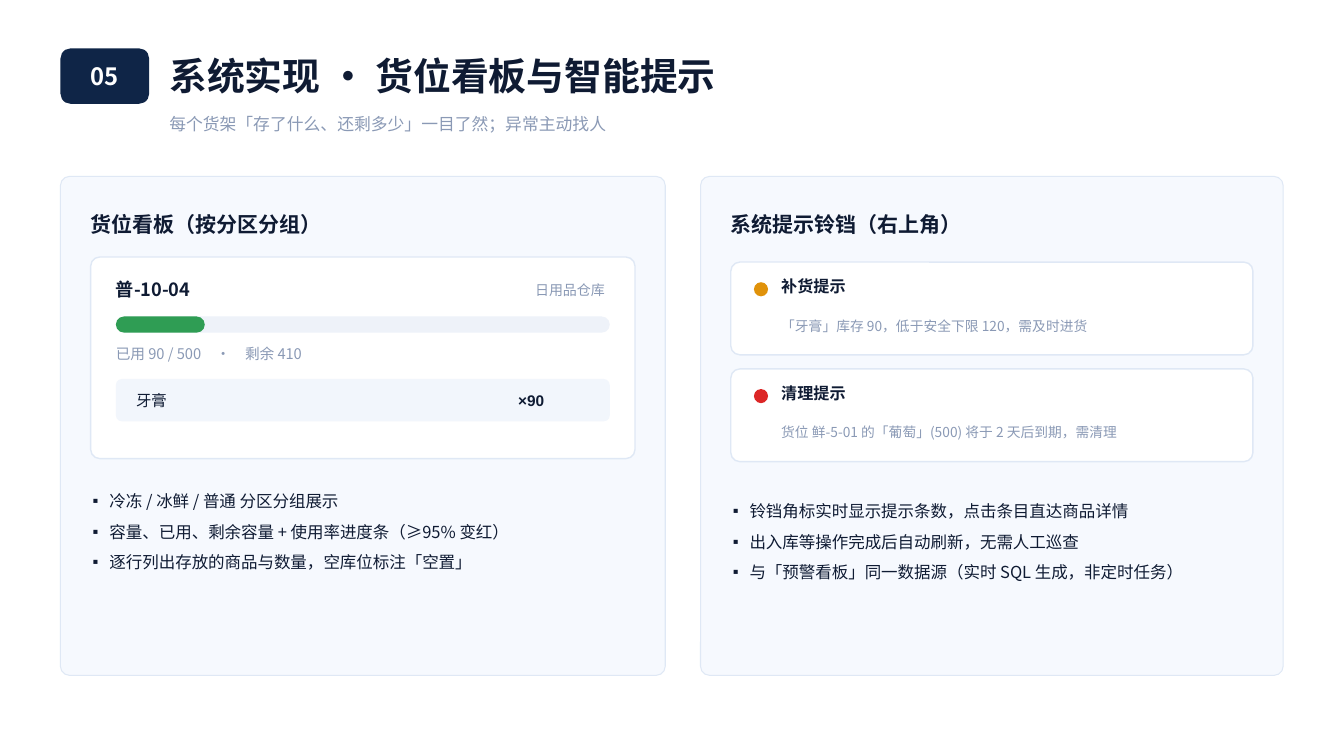
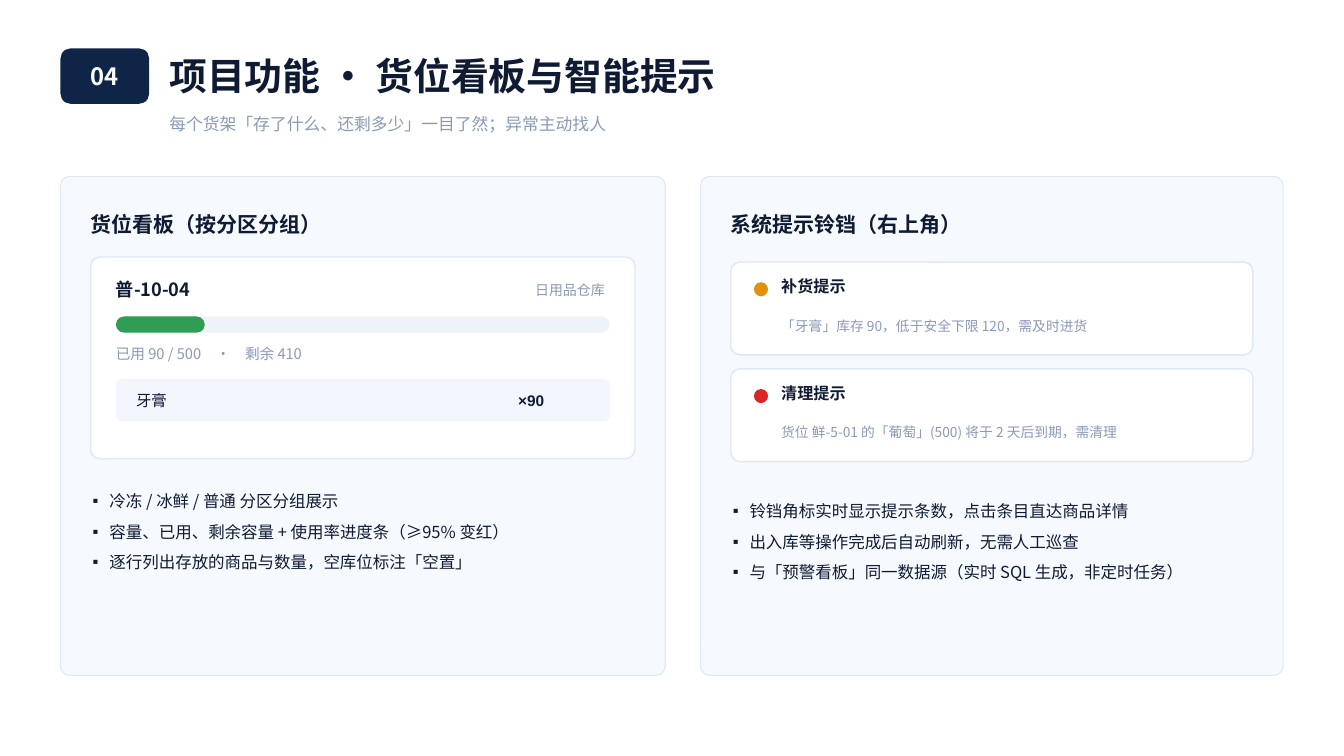
Before and after one commit to bal483836-ctrl/Warehouse_MS, a slide deck: slide 13 of 小明智库-答辩汇报.pptx. Drawn at 1344x756 pixels with LibreOffice and Linux fonts; fonts in the diff are those of the drawing. Boxes give left, top, right and bottom in pixels: in the first picture for what was removed or moved away, otherwise in the second. Text is boxed around its words. In the diff, an @@ line names an element or a change of style, - is before the commit and + after.

```diff
--- a/小明智库-答辩汇报.pptx
+++ b/小明智库-答辩汇报.pptx
@@ text at [169,57,715,94]: text changed @@
-系统实现 · 货位看板与智能提示
+项目功能 · 货位看板与智能提示
@@ text at [91,67,119,86]: text changed @@
-05
+04
```
Also in this commit, not shown: 13 other slides changed, 3 slides added, 3 slides removed.
